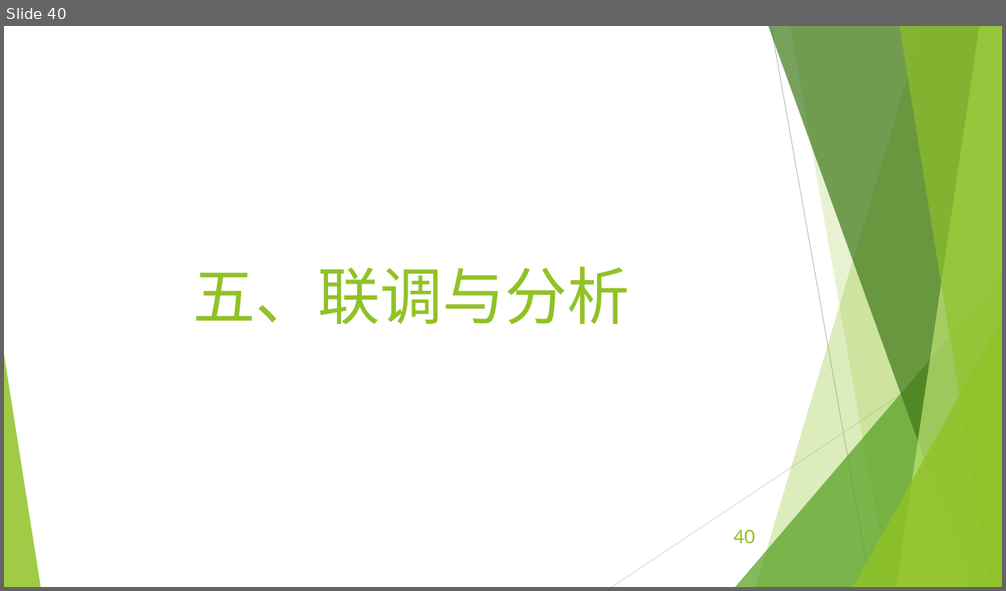
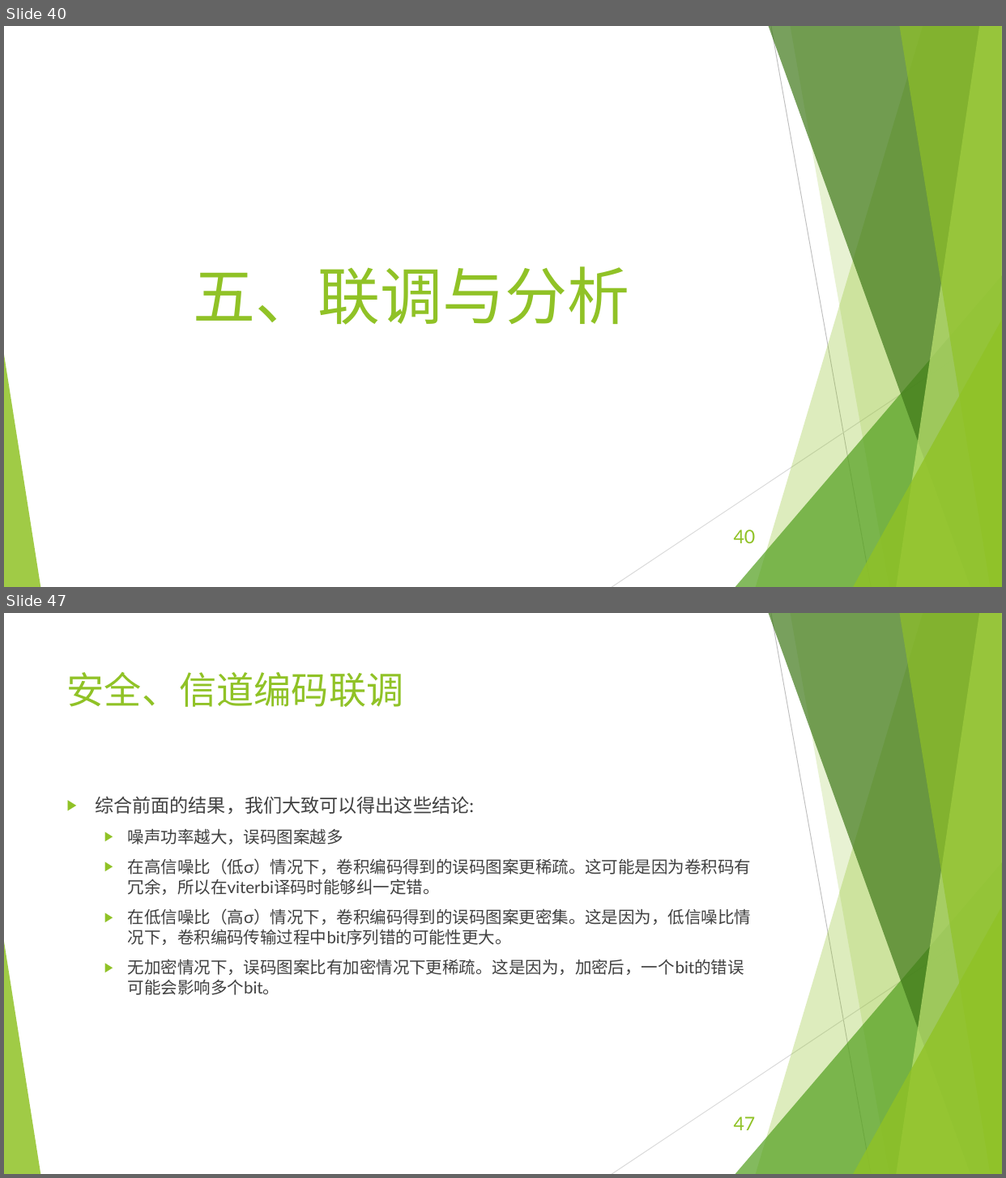
Before and after one commit to EECodingPresentation/project2, a slide deck: 展示报告.pptx. Shown one above the other, each under a label of ours: slide 40 before the commit, slides 40 and 47 after it; the slides between them are not shown. The pictures are 1006x591 and 1006x1178 pixels, drawn with LibreOffice and Linux fonts; fonts in the diff are those of the drawing. Boxes give left, top, right and bottom in pixels: in the first picture for what was removed or moved away, otherwise in the second. Text is boxed around its words. In the diff, an @@ line names an element or a change of style, - is before the commit and + after.

Commit message:
ppt误码图案部分

```diff
--- a/展示报告.pptx
+++ b/展示报告.pptx
@@ slide 47 added at <box>4,613,1002,1174</box>, background #FFFFFF; not listed: 10 template elements that a slide beside it also shows @@
@@ title added at <box>67,672,404,707</box>, 36 pt, text #90C226 @@
+安全、信道编码联调
@@ text added at <box>95,796,751,995</box>, 16 pt, text #404040 @@
+▶ 综合前面的结果，我们大致可以得出这些结论:
+  ▶ 噪声功率越大，误码图案越多
+  ▶ 在高信噪比（低σ）情况下，卷积编码得到的误码图案更稀疏。这可能是因为卷积码有冗余，所以在viterbi译码时能够纠一定错。
+  ▶ 在低信噪比（高σ）情况下，卷积编码得到的误码图案更密集。这是因为，低信噪比情况下，卷积编码传输过程中bit序列错的可能性更大。
+  ▶ 无加密情况下，误码图案比有加密情况下更稀疏。这是因为，加密后，一个bit的错误可能会影响多个bit。
@@ page number added at <box>734,1117,756,1131</box>, 18 pt, text #90C226 @@
+47
```
Also in this commit, not shown: 1 slide changed, 7 other slides added, 1 slide removed, 5 other files.
